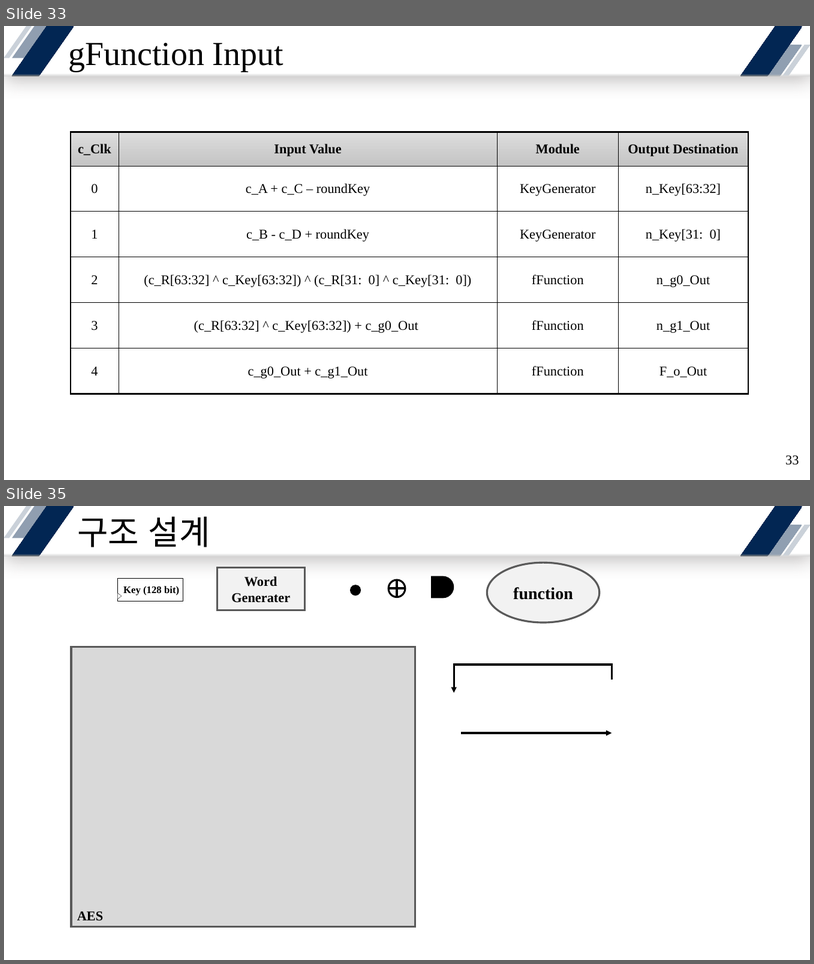
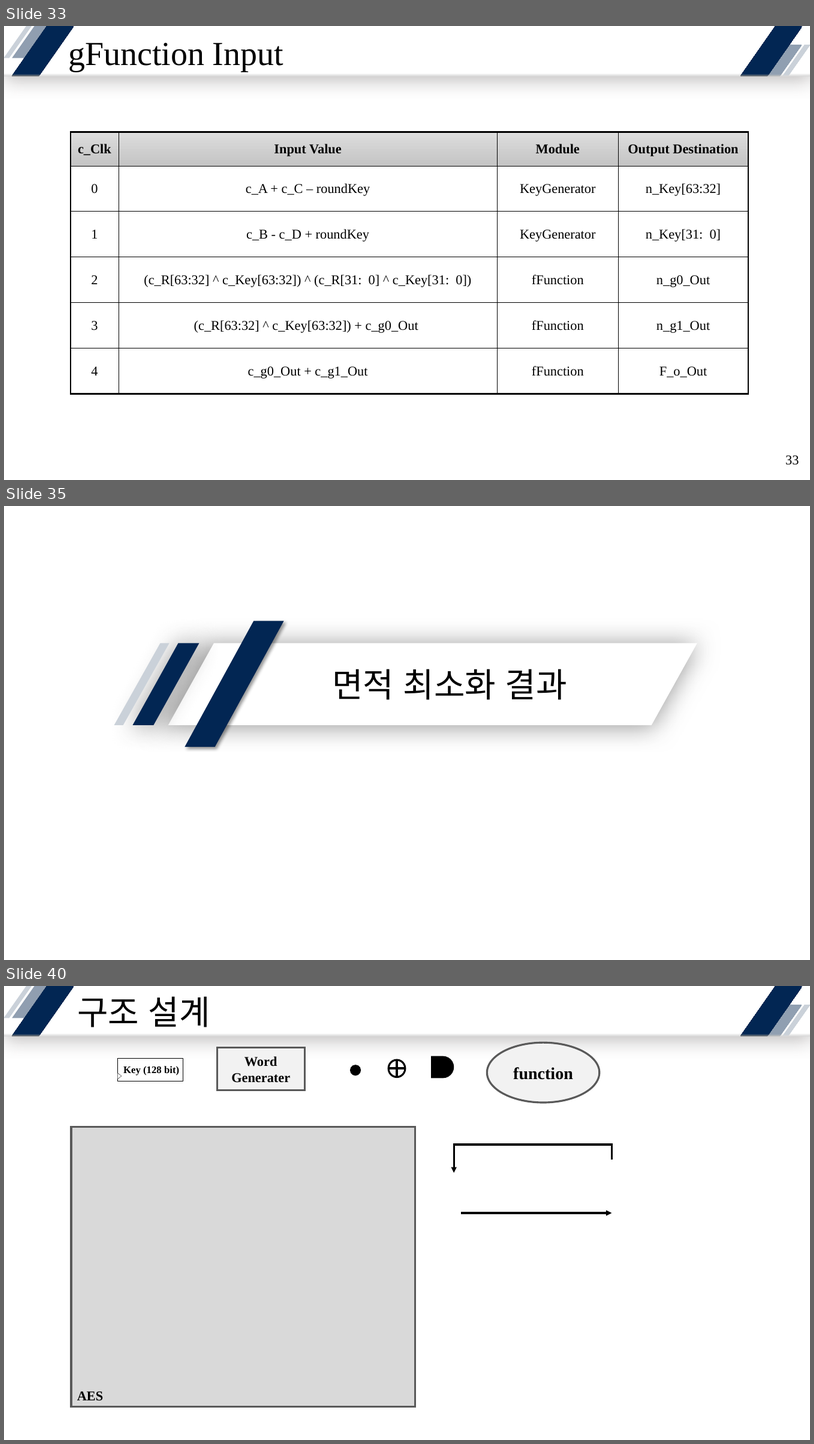
Before and after one commit to yuyu0830/FPGA_AES128, a slide deck: SEED/ref/SEED-128.pptx. Shown one above the other, each under a label of ours: slides 33 and 35 before the commit, slides 33, 35 and 40 after it; the slides between them are not shown. The pictures are 814x964 and 814x1444 pixels, drawn with LibreOffice and Linux fonts; fonts in the diff are those of the drawing. Boxes give left, top, right and bottom in pixels: in the first picture for what was removed or moved away, otherwise in the second. Text is boxed around its words. In the diff, an @@ line names an element or a change of style, - is before the commit and + after.

```diff
--- a/SEED/ref/SEED-128.pptx
+++ b/SEED/ref/SEED-128.pptx
@@ slide 35 added at bbox=[4, 506, 810, 960], background #FFFFFF @@
@@ parallelogram added at bbox=[185, 622, 284, 747], fill #022653, outline #022552 1 pt @@
@@ parallelogram added at bbox=[114, 643, 169, 725], fill #CAD1D9 @@
@@ parallelogram added at bbox=[133, 643, 200, 725], fill #022653 @@
@@ parallelogram added at bbox=[168, 643, 698, 725], fill #FFFFFF @@
@@ title added at bbox=[332, 669, 567, 700], 40 pt, text #000000 @@
+면적 최소화 결과
@@ what was slide 35 is now slide 40 @@
```
Also in this commit, not shown: 2 slides changed, 4 other slides added, 4 other files.
